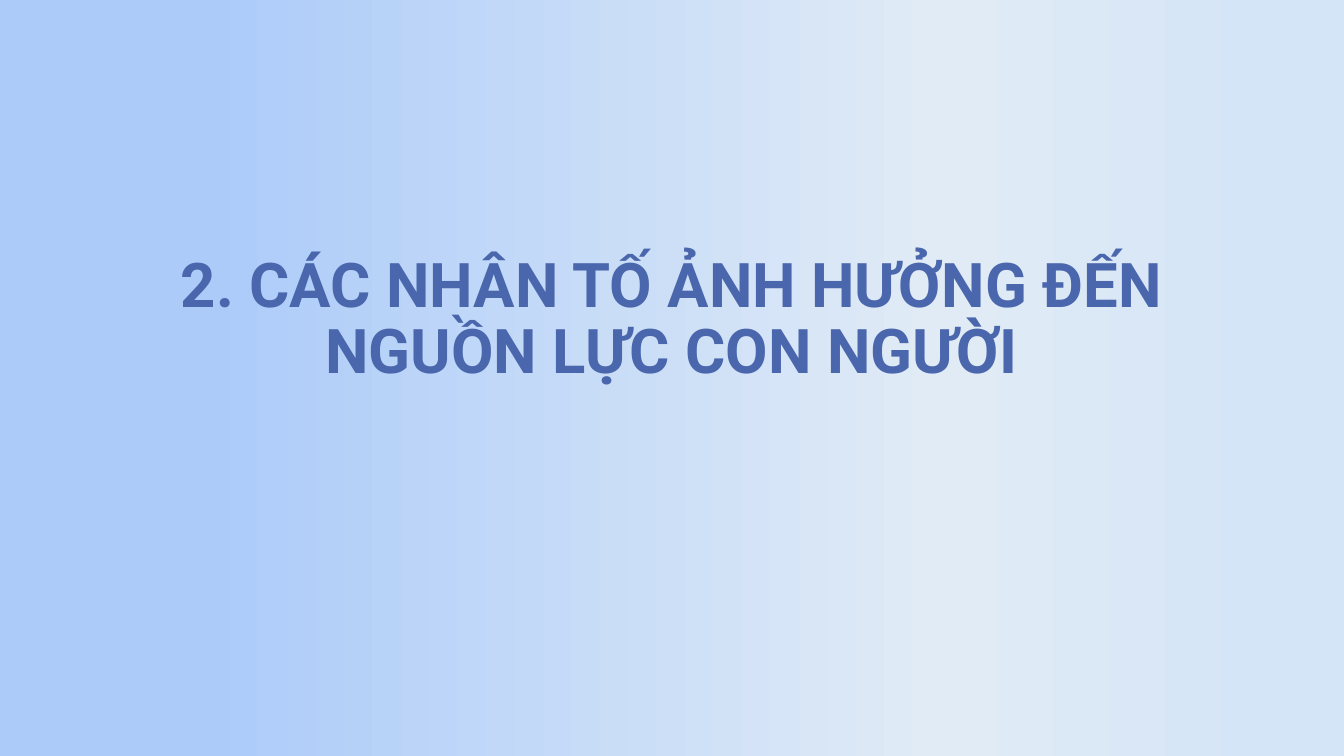
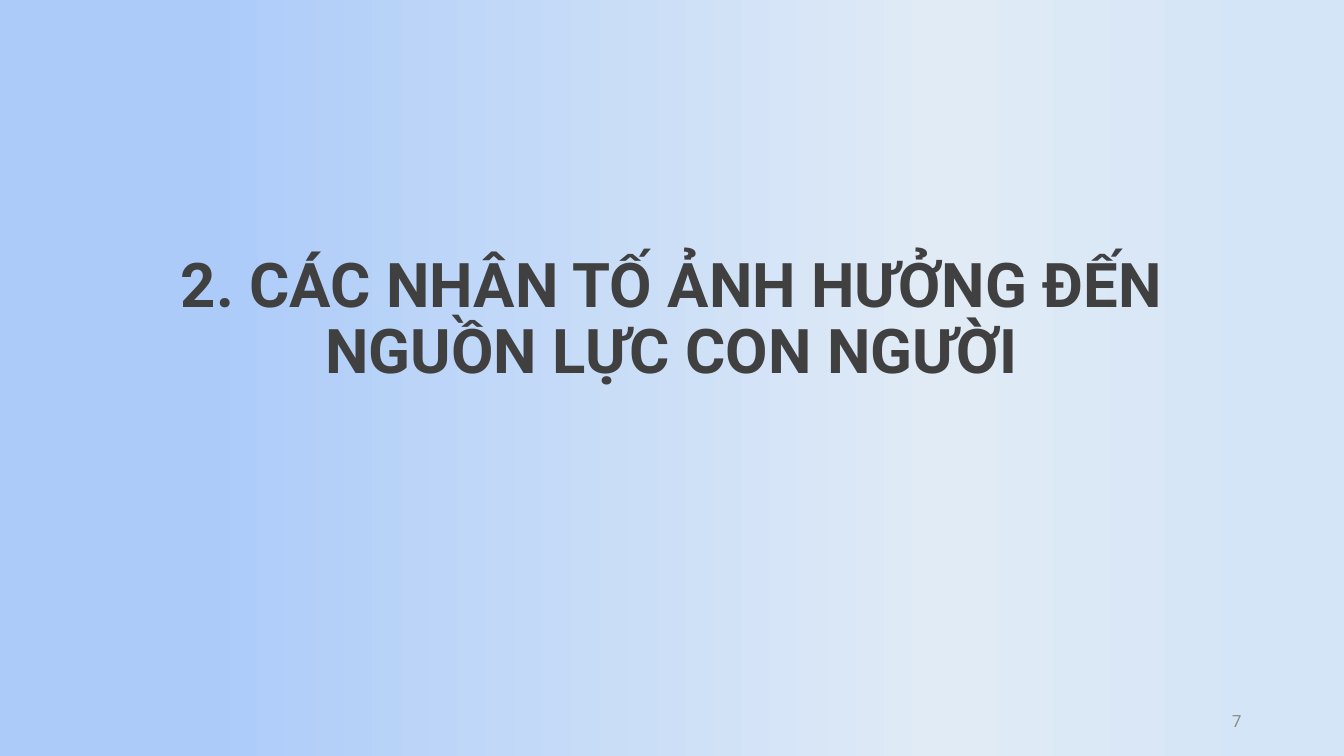
Before and after one commit to lamtvu/DuongLoi, a slide deck: slide 7 of PP_DL.pptx. Drawn at 1344x756 pixels with LibreOffice and Linux fonts; fonts in the diff are those of the drawing. Boxes give left, top, right and bottom in pixels: in the first picture for what was removed or moved away, otherwise in the second. Text is boxed around its words. In the diff, an @@ line names an element or a change of style, - is before the commit and + after.

```diff
--- a/PP_DL.pptx
+++ b/PP_DL.pptx
@@ title "2. CÁC NHÂN TỐ ẢNH ..." at <box>181,251,1162,385</box>: text colour #4A66AC to pattern #808080 on #404040 @@
@@ page number added at <box>1232,715,1241,727</box>, 12 pt, text #8C8C8C @@
+7
```
Also in this commit, not shown: 13 other slides changed, 1 other file.
